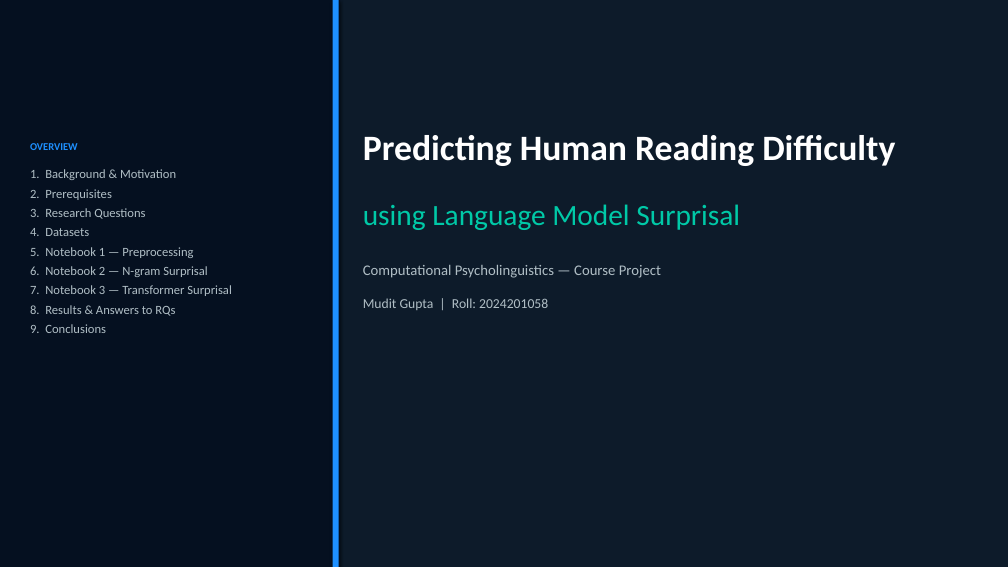
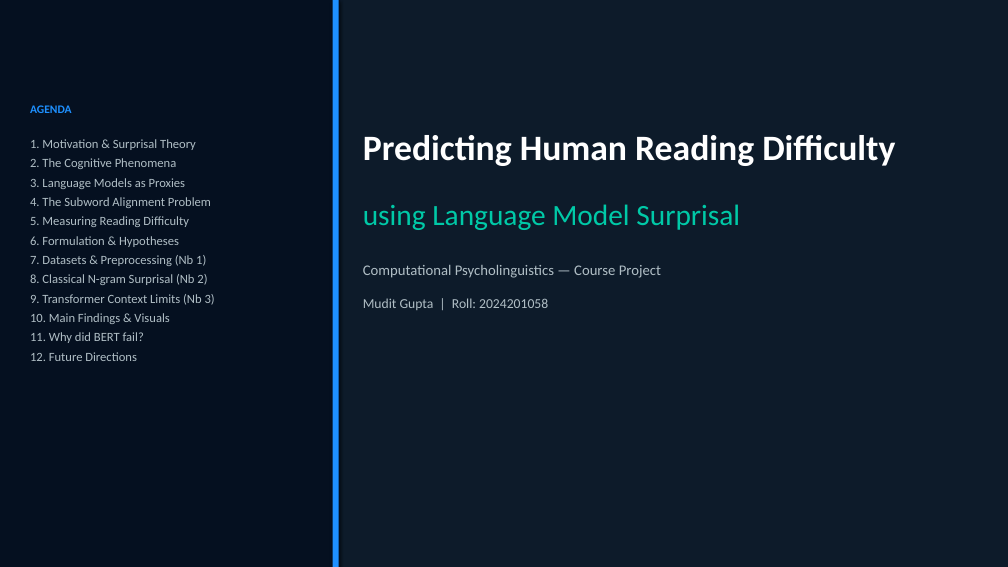
Before and after one commit to MuditGupta2502/Predicting-Human-Reading-Difficulty-using-Language-Model-Surprisal, a slide deck: slide 1 of results/Project_Presentation.pptx. Drawn at 1008x567 pixels with LibreOffice and Linux fonts; fonts in the diff are those of the drawing. Boxes give left, top, right and bottom in pixels: in the first picture for what was removed or moved away, otherwise in the second. Text is boxed around its words. In the diff, an @@ line names an element or a change of style, - is before the commit and + after.

```diff
--- a/results/Project_Presentation.pptx
+++ b/results/Project_Presentation.pptx
@@ text at [30,105,72,113]: text changed; size 10 to 11 pt @@
-OVERVIEW
+AGENDA
@@ text at [30,139,215,361]: text changed @@
-1. Background & Motivation
-2. Prerequisites
-3. Research Questions
-4. Datasets
-5. Notebook 1 — Preprocessing
-6. Notebook 2 — N-gram Surprisal
-7. Notebook 3 — Transformer Surprisal
-8. Results & Answers to RQs
-9. Conclusions
+1. Motivation & Surprisal Theory
+2. The Cognitive Phenomena
+3. Language Models as Proxies
+4. The Subword Alignment Problem
+5. Measuring Reading Difficulty
+6. Formulation & Hypotheses
+7. Datasets & Preprocessing (Nb 1)
+8. Classical N-gram Surprisal (Nb 2)
+9. Transformer Context Limits (Nb 3)
+10. Main Findings & Visuals
+11. Why did BERT fail?
+12. Future Directions
```
Also in this commit, not shown: 8 other slides changed, 8 slides added, 6 slides removed, 1 other file.
